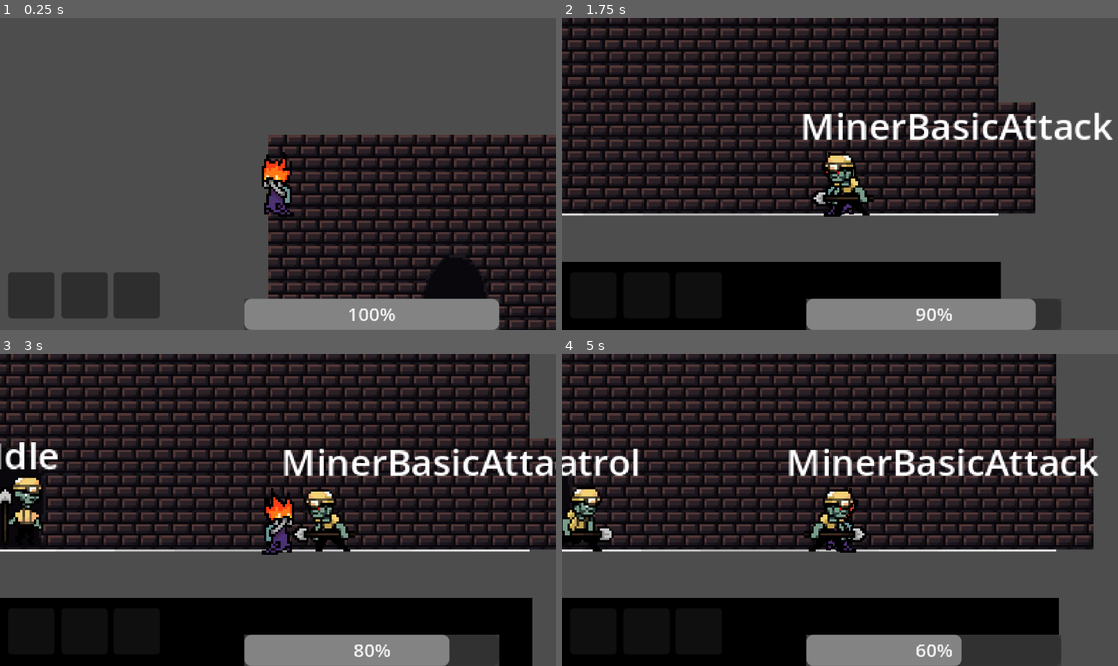
Above: before the commit, frames 1-4 (two rows, left to right).
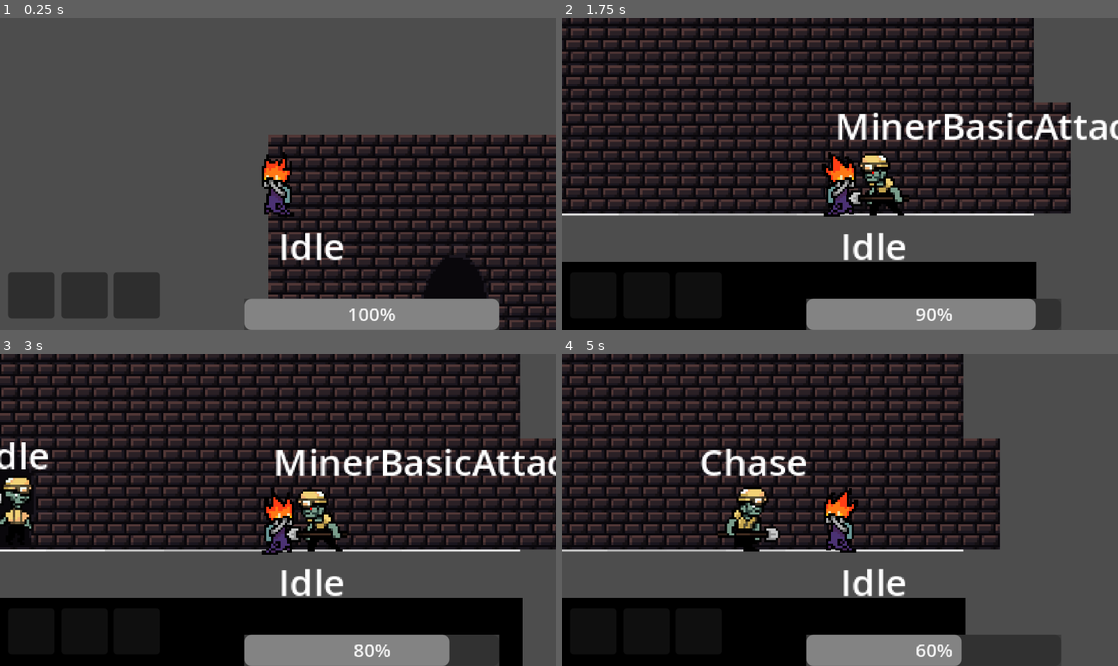
Above: after the commit, the same moments.

Repository: zerqora/Ray-Dungeon-Crawler
Game: Godot game, scene res://world/dungeon.tscn
Same seed, same stepped clock (60 frames per second), same inputs: the game is played once before the commit and once after it.
Inputs (mouse positions are in pixels of both pictures, inside the frame that each line leads up to):
- Up to frame 1 (0.25 s): no input
- Up to frame 2 (1.75 s): move the mouse to (962, 158) at 0.52 s; hold D (RIGHT) from 0.53 s (still down); click (962, 158) at 0.6 s; tap Space (DASH, bound only after the commit) at 0.8, 1.35 s; tap E (INTERACT) at 1.25 s; move the mouse to (728, 189) at 1.27 s; tap Ctrl (DASH, bound only before the commit) at 1.55 s
- Up to frame 3 (3 s): move the mouse to (333, 441) at 2.02 s; release D (RIGHT) at 2.03 s; hold A (LEFT) 2.03-2.78 s; tap Ctrl (DASH, bound only before the commit) at 2.1 s; tap E (INTERACT) at 2.3, 2.85 s; move the mouse to (250, 572) at 2.77 s; hold D (RIGHT) from 2.78 s (still down)
- Up to frame 4 (5 s): click (812, 572) at 3.05 s; move the mouse to (1006, 556) at 3.52 s; click (1006, 556) at 3.6 s; tap Space (DASH, bound only after the commit) at 3.8, 4.35 s; move the mouse to (673, 463) at 4.27 s; release D (RIGHT) at 4.28 s; hold A (LEFT) from 4.28 s (still down); tap Ctrl (DASH, bound only before the commit) at 4.55 s

The runs differ from the first frame. In frame 1, 0.5% of the frame differs, in the area x 50-62%, y 68-78%; in frame 2, 15%; in frame 3, 21%, in the area x 0-100%, y 0-100%; in frame 4, 20%.
Error before the commit: Invalid access to property or key 'entity_stats' on a base object of type 'CharacterBody2D (Player)'. (res://scripts/state_machine.gd:26)

Commit message:
refactor the player and general state machine

Diff:
--- a/enemies/base_entity.tscn
+++ b/enemies/base_entity.tscn
@@ -106,13 +106,12 @@
 [sub_resource type="RectangleShape2D" id="RectangleShape2D_lefkw"]
 size = Vector2(22, 26)
 
-[node name="BaseEntity" type="CharacterBody2D" node_paths=PackedStringArray("hitbox", "state_machine", "animation_player")]
+[node name="BaseEntity" type="CharacterBody2D" node_paths=PackedStringArray("hitbox", "state_machine")]
 collision_layer = 4
 script = ExtResource("1_7rdkp")
 entity_stats = ExtResource("2_xv3qx")
 hitbox = NodePath("Hitbox")
 state_machine = NodePath("StateMachine")
-animation_player = NodePath("AnimationPlayer")
 
 [node name="AnimationPlayer" type="AnimatedSprite2D" parent="."]
 sprite_frames = SubResource("SpriteFrames_qv4iq")
--- a/enemies/miner_basic_attack.gd
+++ b/enemies/miner_basic_attack.gd
@@ -1,7 +1,6 @@
 class_name MinerBasicAttack extends State
 
 var cooldown : Timer
-var direction : int
 @export var hurtbox : Area2D
 
 func enter(data : Dictionary = {}) -> void:
--- a/enemies/patrol.gd
+++ b/enemies/patrol.gd
@@ -1,6 +1,5 @@
 class_name PatrolState extends State
 
-var direction : int
 ## The maximum distance in both directions from spawn that the entity can patrol.
 @export var maximum_distance : int = 20
 
@@ -33,11 +32,11 @@
 	if timer > turn_seconds:
 		timer = 0
 		turn_seconds = randf_range(0,4)
-		direction = randi_range(-1, 1)
+		change_direction(randi_range(-1, 1))
 		turn()
 	# Entity is too far from spawn. turn the other way
 	if abs(this_data["spawn_point"].x - owner.global_position.x) > maximum_distance:
-		direction *= -1
+		change_direction(direction * -1)
 		turn()
 		print("I'm straying too far away from spawn. I'm going to head the opposite way.")
 	owner.velocity.x = direction * this_data["stats"].speed * delta
--- /dev/null
+++ b/player/move_state.gd
@@ -0,0 +1,11 @@
+class_name MoveState extends State
+
+func enter(data : Dictionary= {}) -> void:
+	this_data = data
+
+func update(owner, delta : float) -> void:
+	owner.velocity.x = direction * this_data["stats"].speed * delta
+	if !owner.is_on_floor():
+		# Should exit to falling state
+		owner.velocity.y = 5000 * delta
+	owner.move_and_slide()
--- a/player/player.tscn
+++ b/player/player.tscn
@@ -1,12 +1,24 @@
-[gd_scene load_steps=11 format=3 uid="uid://5vfssawmb4qg"]
+[gd_scene load_steps=15 format=3 uid="uid://5vfssawmb4qg"]
 
 [ext_resource type="Script" uid="uid://gvf36gfbn7ns" path="res://scripts/player.gd" id="1_oul6g"]
+[ext_resource type="Script" uid="uid://b1blwg5g8ayu4" path="res://scripts/player_stats.gd" id="2_hg6s5"]
 [ext_resource type="Texture2D" uid="uid://b047v06egti7k" path="res://sprites/ray's idle/IMG_1044.png" id="2_qjkh3"]
 [ext_resource type="Texture2D" uid="uid://n6fb28rjsvlj" path="res://sprites/ray's idle/IMG_1045.png" id="3_g6k8r"]
 [ext_resource type="Texture2D" uid="uid://bros1vumn4f2g" path="res://sprites/ray's idle/IMG_1046.png" id="4_boad6"]
 [ext_resource type="Texture2D" uid="uid://blkmevil7k6yt" path="res://sprites/ray's idle/IMG_1047.png" id="5_rgyib"]
 [ext_resource type="PackedScene" uid="uid://c11qnthmq3di0" path="res://player/flame_fist.tscn" id="6_g6k8r"]
-[ext_resource type="Script" uid="uid://dv7j5wkl0sq87" path="res://scripts/state_machine.gd" id="7_boad6"]
+[ext_resource type="Script" uid="uid://6cgq3b61sgd3" path="res://player/player_state_machine.gd" id="7_rgyib"]
+[ext_resource type="Script" uid="uid://cx3hj5kjjsah1" path="res://player/move_state.gd" id="8_rgyib"]
+[ext_resource type="Script" uid="uid://bertfy3krub5v" path="res://player/ray_idle_state.gd" id="9_8t03j"]
+
+[sub_resource type="Resource" id="Resource_8t03j"]
+script = ExtResource("2_hg6s5")
+upgrades = {}
+hp = 100
+speed = 5000
+damage = 100
+oxygen = 100
+metadata/_custom_type_script = "uid://b1blwg5g8ayu4"
 
 [sub_resource type="SpriteFrames" id="SpriteFrames_hg6s5"]
 animations = [{
@@ -40,6 +52,7 @@
 collision_mask = 9
 platform_floor_layers = 4294967041
 script = ExtResource("1_oul6g")
+player_stats = SubResource("Resource_8t03j")
 
 [node name="Sprite2D" type="AnimatedSprite2D" parent="."]
 texture_repeat = 2
@@ -66,6 +79,21 @@
 [node name="FlameFist" parent="." instance=ExtResource("6_g6k8r")]
 position = Vector2(1, -16)
 
-[node name="StateMachine" type="Node" parent="."]
-script = ExtResource("7_boad6")
+[node name="StateMachine" type="Node" parent="." node_paths=PackedStringArray("initial_state", "animation")]
+script = ExtResource("7_rgyib")
+initial_state = NodePath("Move")
+animation = NodePath("../Sprite2D")
 metadata/_custom_type_script = "uid://dv7j5wkl0sq87"
+
+[node name="Idle" type="Node" parent="StateMachine"]
+script = ExtResource("9_8t03j")
+metadata/_custom_type_script = "uid://d4acuj0mbwvly"
+
+[node name="Move" type="Node" parent="StateMachine"]
+script = ExtResource("8_rgyib")
+metadata/_custom_type_script = "uid://d4acuj0mbwvly"
+
+[node name="StateDebugText" type="Label" parent="."]
+offset_right = 40.0
+offset_bottom = 23.0
+text = "Idle"
--- /dev/null
+++ b/player/player_state_machine.gd
@@ -0,0 +1,67 @@
+class_name PlayerStateMachine extends Node
+
+@export var initial_state : State = null
+@export var animation : AnimatedSprite2D
+@export var attacks : Array[Area2D]
+@onready var state : State = (func get_initial_state() -> State: return initial_state if initial_state != null else get_child(0)).call()
+
+# Created a whole other class for the player because of the inputs.
+# Also, it won't be a nightmare to try to fit the player into the entity's code
+
+var data : Dictionary
+var state_text : Label
+
+
+func _ready() -> void:
+	# Give every state a reference to the state machine.
+	for state_node: State in find_children("*", "State"):
+		state_node.finished.connect(_transition_to_next_state)
+	for attack in attacks:
+		attack.hide()
+	# State machines usually access data from the root node of the scene they're part of: the owner.
+	# We wait for the owner to be ready to guarantee all the data and nodes the states may need are available.
+	await owner.ready
+
+	fill_data()
+	state_text = owner.get_node("StateDebugText")
+	state.enter(data)
+	#target = get_tree().get_nodes_in_group("Player")[0]
+	#print("Player is being tracked with it's node", target)
+
+func _transition_to_next_state(next_node : Node, data: Dictionary = {}) -> void:
+	#var previous_state_path : String = state.name
+	# state.exit()
+	state = next_node
+	state.enter(data)
+	state_text.text = state.name
+
+func _physics_process(delta: float) -> void:
+	_handle_input()
+	state.update(owner, delta)
+
+func _handle_input() -> void:
+	var stopped_moving: bool = Input.is_action_just_released("LEFT") or Input.is_action_just_released("RIGHT")
+	# Feels more predictable to the player if pressing left AND right cancelled out movement.
+	var cancelled_out_direction : bool = Input.is_action_pressed("LEFT") and Input.is_action_pressed("RIGHT")
+
+	if stopped_moving or cancelled_out_direction:
+		state.change_direction(0)
+	elif Input.is_action_pressed("LEFT"):
+		state.change_direction(-1)
+	elif Input.is_action_pressed("RIGHT"):
+		state.change_direction(1)
+	if Input.is_action_just_pressed("INTERACT"):
+		EventBus.on_interaction_button_pressed.emit()
+	if Input.is_action_just_pressed("ATTACK"):
+		pass
+	if Input.is_action_just_pressed("DASH"):
+		print("dashing")
+
+
+func fill_data() -> void:
+	data = {
+		"stats" : owner.player_stats,
+		"animation" : animation,
+		"spawn_point" : owner.global_position,
+		"cooldowns" : owner.attack_cooldowns
+	}
--- /dev/null
+++ b/player/ray_idle_state.gd
@@ -0,0 +1,5 @@
+class_name RayIdleState extends State
+
+func enter(data : Dictionary = {}) -> void:
+	this_data = data
+	this_data["animation"].play("idle")
--- a/project.godot
+++ b/project.godot
@@ -69,7 +69,7 @@
 }
 DASH={
 "deadzone": 0.2,
-"events": [Object(InputEventKey,"resource_local_to_scene":fa …(140 unchanged characters)… d":false,"keycode":0,"physical_keycode":4194326,"key_label":0,"unicode":0,"location":0,"echo":false,"script":null)
+"events": [Object(InputEventKey,"resource_local_to_scene":fa …(140 unchanged characters)… d":false,"keycode":0,"physical_keycode":32,"key_label":0,"unicode":32,"location":0,"echo":false,"script":null)
 ]
 }
 JUMP={
--- a/scripts/chase.gd
+++ b/scripts/chase.gd
@@ -2,7 +2,6 @@
 
 var speed : int
 var gravity : int = 5000
-var direction : int = 1
 @export var max_distance : int
 
 func enter(data : Dictionary = {}) -> void:
@@ -17,12 +16,12 @@
 func update(owner, delta: float) -> void:
 	if this_data["player"].global_position.x - owner.global_position.x > 0:
 		# player is on the right
+		direction = 1
 		this_data["animation"].flip_h = true
-		direction = 1
 	else:
 		# player is on the left
+		direction = -1
 		this_data["animation"].flip_h = false
-		direction = -1
 	owner.velocity.x = speed * direction * delta
 	check_distance_from_spawn()
 	look_for_player(owner)
--- a/scripts/entity.gd
+++ b/scripts/entity.gd
@@ -3,12 +3,9 @@
 @export var entity_stats : EntityStats
 @export var hitbox : Area2D
 @export var state_machine : StateMachine
-@export var animation_player : AnimatedSprite2D
+
 
 var target : Player
 
-func _ready() -> void:
-	animation_player.play("idle")
-
 func _physics_process(delta: float) -> void:
 	state_machine.update(delta)
--- a/scripts/idle.gd
+++ b/scripts/idle.gd
@@ -31,5 +31,5 @@
 		finished.emit(neighboring_nodes[0], this_data)
 
 func turn(owner) -> void:
-		owner.animation_player.flip_h = false if owner.animation_player.flip_h else true
+		this_data["animation"].flip_h = false if this_data["animation"].flip_h else true
 		sight_line.target_position.x *= -1
--- a/scripts/player.gd
+++ b/scripts/player.gd
@@ -1,17 +1,16 @@
 class_name Player extends CharacterBody2D
 # Eventually create a state machine to control what happens to inputs. Getting the basics down and changing it later.
-enum DIRECTION {
-	NONE = 0,
-	RIGHT = 1,
-	LEFT = -1
-}
+
 @onready var attack_slots = {
 	"FlameFist" = $FlameFist
 }
+@onready var attack_cooldowns = {
+	"FlameFist" = $FlameFist/Cooldown
+}
+
 @onready var animation = $Sprite2D
-
+@export var player_stats : PlayerStats
 var speed: int = 5000
-var direction: int = DIRECTION.NONE
 var gravity: int = 5000
 var dashing : bool = false
 
@@ -20,53 +19,10 @@
 	var values : Array = attack_slots.values()
 	for value : Attack in values:
 		value.hide()
-var dash_duration : float = .5
-var timer : float = 0
-func _physics_process(delta: float) -> void:
 
-	_handle_input()
-	# Dash is over
-	if dashing && timer > dash_duration:
-		print("dash over")
-		timer = 0
-		dashing = false
-		speed /= 2
-	if dashing:
-		timer += delta
-	velocity.x = direction * speed * delta
-	if not is_on_floor():
-		velocity.y = gravity * delta
-	move_and_slide()
 
-# TODO: Implement State Machine
-func _handle_input() -> void:
-	var stopped_moving: bool = Input.is_action_just_released("LEFT") or Input.is_action_just_released("RIGHT")
-	# Feels more predictable to the player if pressing left AND right cancelled out movement.
-	var cancelled_out_direction : bool = Input.is_action_pressed("LEFT") and Input.is_action_pressed("RIGHT")
-
-	if stopped_moving or cancelled_out_direction:
-		direction = DIRECTION.NONE
-	elif Input.is_action_pressed("LEFT"):
-		direction = DIRECTION.LEFT
-		animation.flip_h = false
-	elif Input.is_action_pressed("RIGHT"):
-		direction = DIRECTION.RIGHT
-		animation.flip_h = true
-	if Input.is_action_just_pressed("INTERACT"):
-		EventBus.on_interaction_button_pressed.emit()
-	if Input.is_action_just_pressed("ATTACK"):
-		_attempt_to_spawn_attack("FlameFist")
-	if Input.is_action_just_pressed("DASH"):
-		print("dashing")
-		dash()
-
-func _attempt_to_spawn_attack(attack: String) -> void:
-	var attack_selected : Attack = attack_slots[attack]
-	if attack_selected.visible: return
-	attack_selected.global_position = Vector2(global_position.x + (direction * 10), global_position.y - 20)
-	attack_selected.spawn()
-
-func dash() -> void:
-	if dashing: return
-	speed *= 2
-	dashing = true
+#func _attempt_to_spawn_attack(attack: String) -> void:
+	#var attack_selected : Attack = attack_slots[attack]
+	#if attack_selected.visible: return
+	#attack_selected.global_position = Vector2(global_position.x + (direction * 10), global_position.y - 20)
+	#attack_selected.spawn()
--- /dev/null
+++ b/scripts/player_stats.gd
@@ -0,0 +1,7 @@
+class_name PlayerStats extends Resource
+
+@export var upgrades : Dictionary
+@export var hp : int
+@export var speed : int
+@export var damage : int
+@export var oxygen : int
--- a/scripts/state.gd
+++ b/scripts/state.gd
@@ -4,6 +4,8 @@
 @export var neighboring_nodes : Array[State]
 ## Data within this state upon the enter function
 var this_data : Dictionary = {}
+## Which way the entity is facing. -1 to move to the left, 1 for right, 0 for no direction.
+var direction : int = 0
 
 ## Emits when a state is finished and ready to transition to another state.
 signal finished(next_state_path: String, data: Dictionary)
@@ -25,6 +27,12 @@
 	# State ends
 	finished.emit(next_state, this_data)
 
+func change_direction(new_direction: int) -> void:
+	direction = new_direction
+	if direction == 0: return
+	this_data["animation"].flip_h = false if direction == -1 else true
+
+## Probably refactor this into an EnemyState class
 func found_player(sight_line : RayCast2D) -> bool:
 	if sight_line.is_colliding() && sight_line.get_collider().get_parent() is Player:
 		print("found player")
--- a/scripts/state_machine.gd
+++ b/scripts/state_machine.gd
@@ -7,6 +7,7 @@
 @export var sight_raycast : SightLine
 @export var cooldowns : Array[Timer]
 @export var attacks : Array[Area2D]
+
 
 ## Dictionary that holds information to be passed along each state.
 var data : Dictionary
@@ -23,20 +24,14 @@
 	# State machines usually access data from the root node of the scene they're part of: the owner.
 	# We wait for the owner to be ready to guarantee all the data and nodes the states may need are available.
 	await owner.ready
-	data = {
-		"stats" : owner.entity_stats,
-		"animation" : animation,
-		"spawn_point" : owner.global_position,
-		"sight" : sight_raycast,
-		"cooldowns" : {
-			"basic_attack" : cooldowns[0]
-		}
-	}
+
+	fill_data()
 	state_text = owner.get_node("StateDebugText")
 	state.enter(data)
 	#target = get_tree().get_nodes_in_group("Player")[0]
 	#print("Player is being tracked with it's node", target)
 
+## Emitted on the "finished" signal. Transitions to the next state through the next_node parameter.
 func _transition_to_next_state(next_node : Node, data: Dictionary = {}) -> void:
 	#var previous_state_path : String = state.name
 	# state.exit()
@@ -48,3 +43,14 @@
 	state.update(owner, delta)
 	sight_raycast.target_position.x = abs(sight_raycast.target_position.x) * (-1 if animation.flip_h == false else 1)
 	if not owner.is_on_floor() : owner.velocity.y = 5000 * delta
+
+func fill_data() -> void:
+	data = {
+		"stats" : owner.entity_stats,
+		"animation" : animation,
+		"spawn_point" : owner.global_position,
+		"sight" : sight_raycast,
+		"cooldowns" : {
+			"basic_attack" : cooldowns[0]
+		}
+	}
Not shown, added: player/move_state.gd.uid
Not shown, added: player/player_state_machine.gd.uid
Not shown, added: player/ray_idle_state.gd.uid
Not shown, added: scripts/player_stats.gd.uid
